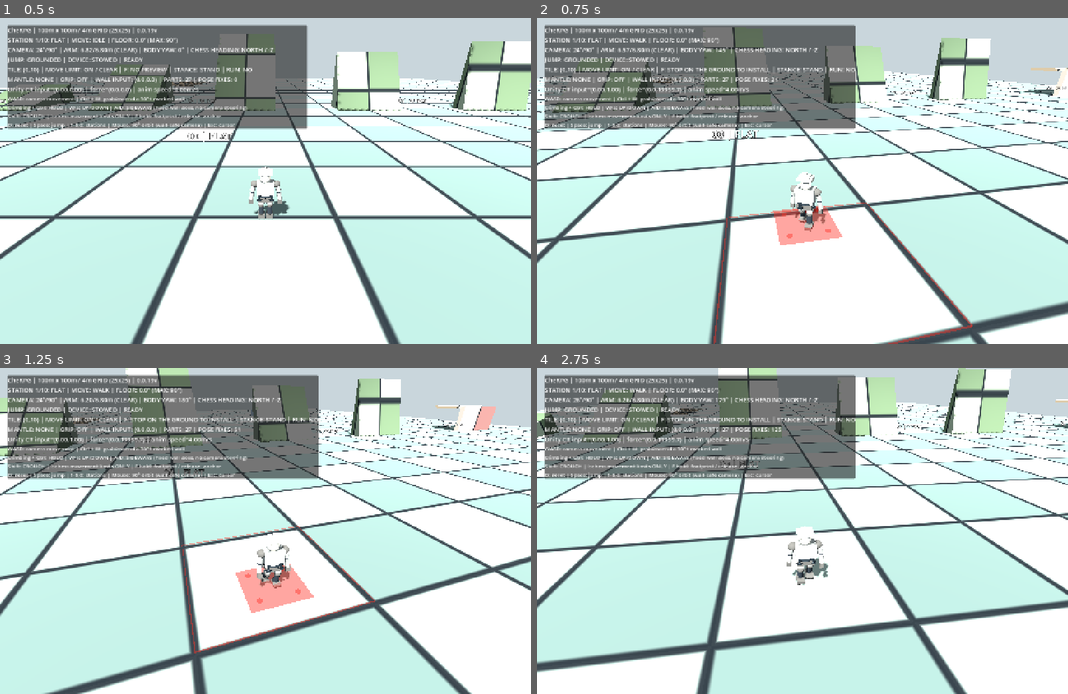
Above: before the commit, frames 1-4 (two rows, left to right).
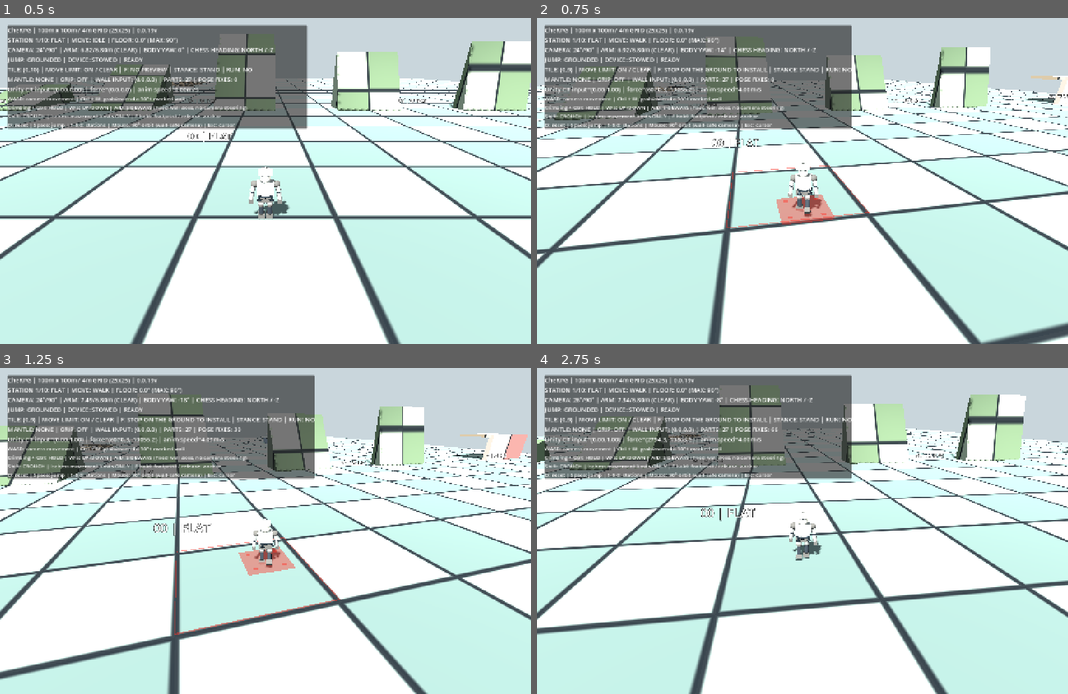
Above: after the commit, the same moments.

Repository: zzunlsj/cherpg
Game: Godot game, scene res://scenes/MotionLab.tscn
Two runs of this game, one before a commit and one after it. Both use one fixed random seed, a clock stepped at 60 frames per second and the inputs below.
Inputs (mouse positions are in pixels of both pictures, inside the frame that each line leads up to):
- Up to frame 1 (0.5 s): no input
- Up to frame 2 (0.75 s): tap Enter at 0.5 s; move the mouse to (829, 181) at 0.52 s; hold W from 0.53 s (still down); hold F from 0.53 s (still down); click (829, 181) at 0.67 s
- Up to frame 3 (1.25 s): keep holding W; keep holding F; tap Space at 0.77 s
- Up to frame 4 (2.75 s): keep holding W; move the mouse to (775, 531) at 1.27 s; release F at 1.28 s; tap O at 1.35 s; tap Space at 1.52 s; move the mouse to (813, 524) at 2.02 s; tap 1 at 2.1 s

Frame 1 is identical in both runs. In frame 2, 27% of the frame differs, in the area x 0-100%, y 2-100%; in frame 3, 65%; in frame 4, 67%, in the area x 0-100%, y 0-100%.

Commit message:
fix: apply C# forces in original camera-relative heading and raise low-speed stop threshold to 0.6m/s

Diff:
--- a/godot/tests/motion_rotation_lab/scripts/pawn_controller.gd
+++ b/godot/tests/motion_rotation_lab/scripts/pawn_controller.gd
@@ -20,7 +20,7 @@
 const SOURCE_SPRINT_FORCE_MULT := 2.0
 const SOURCE_STOP_FRICTION := 0.5
 const SOURCE_MOVE_FRICTION := 0.3
-const SOURCE_MIN_SPEED := 0.1
+const SOURCE_MIN_SPEED := 0.6 # raised threshold to suppress low-speed input jitter
 const SOURCE_MIN_FORCE := 0.1
 # Unity Rigidbody2D defaults. Godot CharacterBody3D has no mass/gravityScale.
 @export_range(0.05,100.0,0.05) var source_rigidbody_mass := 1.0
@@ -520,7 +520,15 @@
 	var input_magnitude: float = source_fixed_input_vec.length()
 	var planar_velocity := Vector2(current.x,current.z)
 	var current_speed: float = planar_velocity.length()
-	var planar_direction: Vector2 = source_fixed_input_vec.normalized() if input_magnitude > 0.0 else Vector2.ZERO
+	# The Unity source input is local to the player. Rotate its planar
+	# axes with the orbit yaw BEFORE applying force in Godot world-space.
+	# Previous camera-relative behavior and 90-degree top-view remain.
+	var camera_forward: Vector3 = _camera_flat_forward()
+	var camera_right: Vector3 = camera_forward.cross(Vector3.UP)
+	var world_direction: Vector3 = (camera_right * source_fixed_input_vec.x
+		+ camera_forward * source_fixed_input_vec.y).limit_length(1.0)
+	var world_input: Vector2 = Vector2(world_direction.x,world_direction.z)
+	var planar_direction: Vector2 = world_input.normalized() if input_magnitude > 0.0 else Vector2.ZERO
 	var force := Vector2.ZERO
 	if current_speed <= SOURCE_MIN_SPEED:
 		var static_push: float = maxf(input_magnitude * SOURCE_MAX_FORCE - mass * gravity_scale * SOURCE_STOP_FRICTION,0.0)
@@ -529,7 +537,7 @@
 			force = Vector2.ZERO
 	else:
 		# C# uses input.normalized * input.magnitude, equal to clamped input.
-		force = source_fixed_input_vec * SOURCE_MAX_FORCE \
+		force = world_input * SOURCE_MAX_FORCE \
 			- planar_velocity.normalized() * mass * gravity_scale * SOURCE_MOVE_FRICTION
 		if input_magnitude < SOURCE_MIN_FORCE:
 			force -= planar_velocity.normalized() * SOURCE_MAX_FORCE
